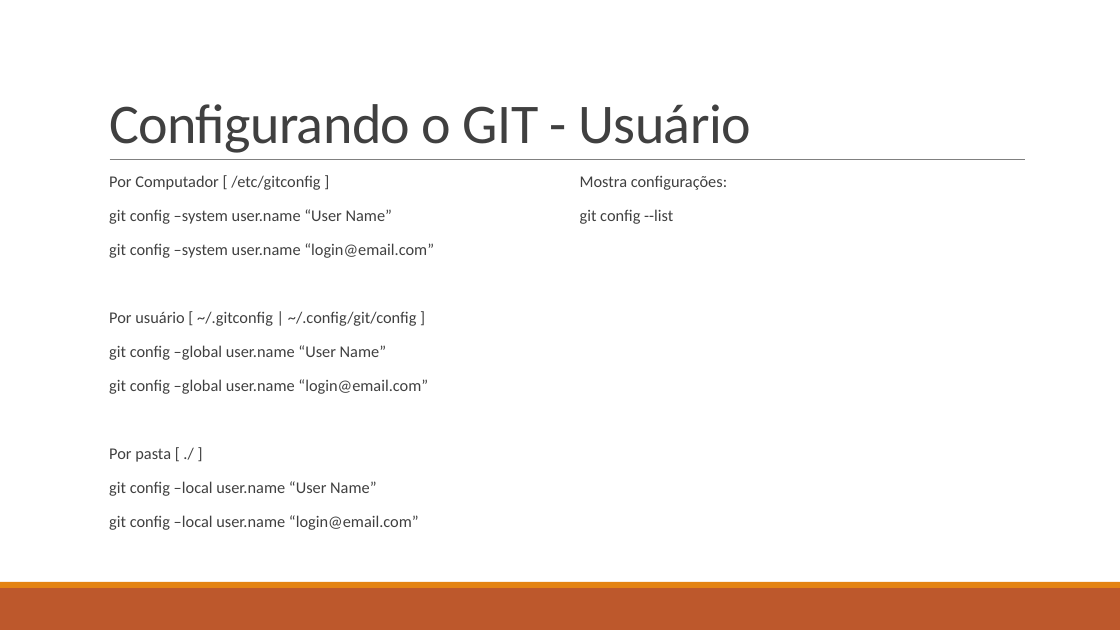
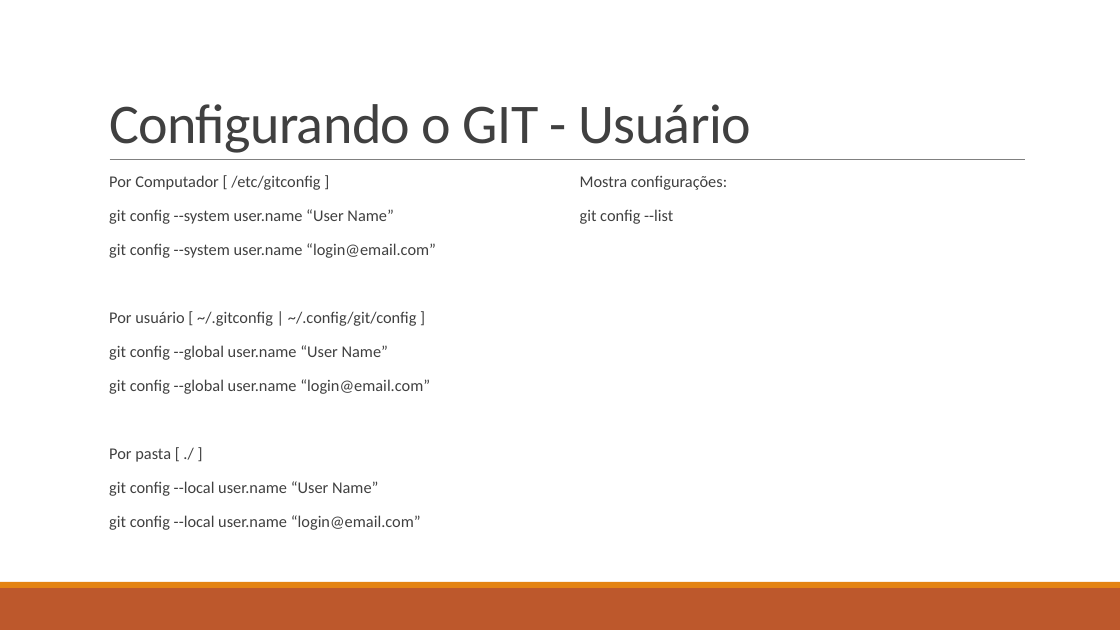
Before and after one commit to ekson73/Docs, a slide deck: slide 29 of Projeto VEK - GIT 4 VEK.pptx (slide 28 before the commit). Drawn at 1120x630 pixels with LibreOffice and Linux fonts; fonts in the diff are those of the drawing. Boxes give left, top, right and bottom in pixels: in the first picture for what was removed or moved away, otherwise in the second. Text is boxed around its words. In the diff, an @@ line names an element or a change of style, - is before the commit and + after.

```diff
--- a/Projeto VEK - GIT 4 VEK.pptx
+++ b/Projeto VEK - GIT 4 VEK.pptx
@@ text at (109, 209, 436, 258): text changed @@
-  git config –system user.name “User Name”
-  git config –system user.name “login@email.com”
+  git config --system user.name “User Name”
+  git config --system user.name “login@email.com”
@@ text at (109, 345, 430, 394): text changed @@
-  git config –global user.name “User Name”
-  git config –global user.name “login@email.com”
+  git config --global user.name “User Name”
+  git config --global user.name “login@email.com”
@@ text at (109, 481, 421, 530): text changed @@
-  git config –local user.name “User Name”
-  git config –local user.name “login@email.com”
+  git config --local user.name “User Name”
+  git config --local user.name “login@email.com”
```
Also in this commit, not shown: 9 other slides changed, 12 slides added, 5 slides removed, 1 other file.
